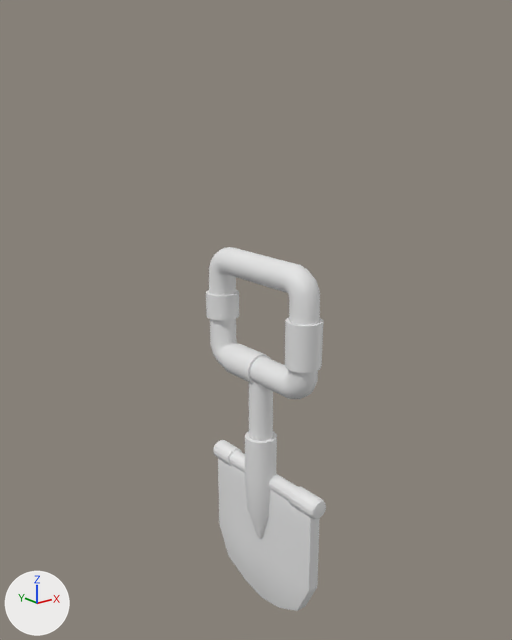
What one commit did to the FBX model Assets/Mesh/PropsEnviro/SM_Pelle_01.fbx.
Rendered twice from a 50 mm lens placed at (-0.944, -1.165, 0.763), pointed at (0.005, 0.022, 0.289). The axes (+X, +Y, +Z) are drawn at lower left. The lights are the same throughout.

Names of what the first picture shows: 'Line002'.
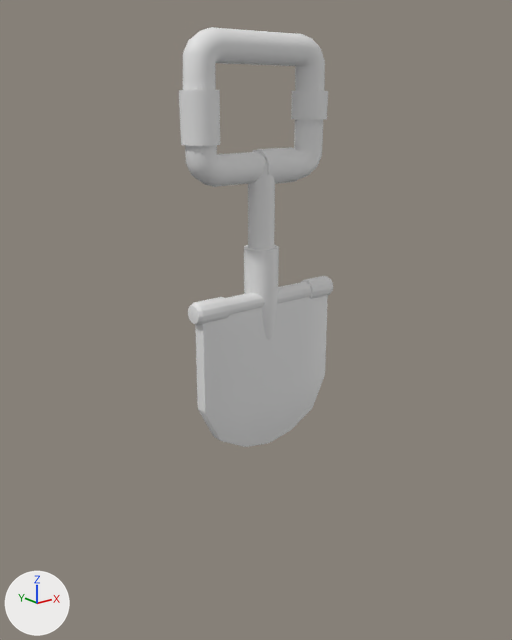
The newer file is also turned or shifted as a whole; pictures and numbers use the older file's frame.

Diff of the bpy script that builds the scene:
```diff
--- a/Assets/Mesh/PropsEnviro/SM_Pelle_01.fbx.py
+++ b/Assets/Mesh/PropsEnviro/SM_Pelle_01.fbx.py
@@ me_mesh @@
 me_mesh.from_pydata(...)  # 1459 vertices, 2895 faces; spans x -11.2..11.2, y -26.3..26.3, z -2.4..2.4
 # used by ob_line002; location = (0.0, 0.0, 0.0); rotation_euler = (1.571, 0.0, 1.571), in degrees (90, 0, 90); scale = (-0.0168, -0.0168, -0.0168)
+# me_mesh part 1: the loose piece of 152 vertices spanning x -10.5..10.4, y 6.1..26.3, z -1.9..-0.1 is multiplied about the mesh origin by the matrix ((-1.682, 0.0, 0.0), (0.0, 0.0, 1.682), (0.0, -1.682, 0.0))
+# me_mesh part 2: the loose piece of 780 vertices spanning x -11.2..11.2, y 4.5..7.3, z -2.4..0.4 is multiplied about the mesh origin by the matrix ((-1.682, 0.0, 0.0), (0.0, 0.0, 1.682), (0.0, -1.682, 0.0))
+# me_mesh part 3: the loose piece of 79 vertices spanning x -2.2..2.2, y -11.0..15.3, z -2.4..2.0 is multiplied about the mesh origin by the matrix ((-1.682, 0.0, 0.0), (0.0, 0.0, 1.682), (0.0, -1.682, 0.0))
+# me_mesh part 4: the loose piece of 448 vertices spanning x -10.4..11.0, y -26.3..-8.5, z -2.1..2.4 is multiplied about the mesh origin by the matrix ((-1.682, 0.0, 0.0), (0.0, 0.0, 1.682), (0.0, -1.682, 0.0))
@@ ob_line002 @@
 ob_line002 = bpy.data.objects.new('Line002', me_mesh)
-ob_line002.location = (0.0, 0.0, 0.0)
-ob_line002.rotation_euler = (1.571, 0.0, 1.571)  # degrees (90, 0, 90)
-ob_line002.scale = (-0.0168, -0.0168, -0.0168)
+ob_line002.location = (0.0, 0.0, 0.447)
+ob_line002.scale = (0.01, 0.01, 0.01)
```

Where the change shows, as pixel boxes [x1, y1, x2, y2] in the pictures (512 x 640 px; the box of a moved part takes in the faces that stretch with it):
'Line002', reshaped, moved, rescaled, turned: before [206, 247, 326, 611]; after [179, 27, 333, 447]
part 1 of me_mesh, moved or reshaped: before [218, 458, 320, 611]; after [195, 295, 328, 447]
part 2 of me_mesh, moved or reshaped: before [213, 440, 326, 519]; after [188, 276, 333, 325]
part 3 of me_mesh, moved or reshaped: before [245, 381, 277, 538]; after [244, 165, 279, 341]
part 4 of me_mesh, moved or reshaped: before [206, 247, 324, 399]; after [179, 27, 328, 187]
